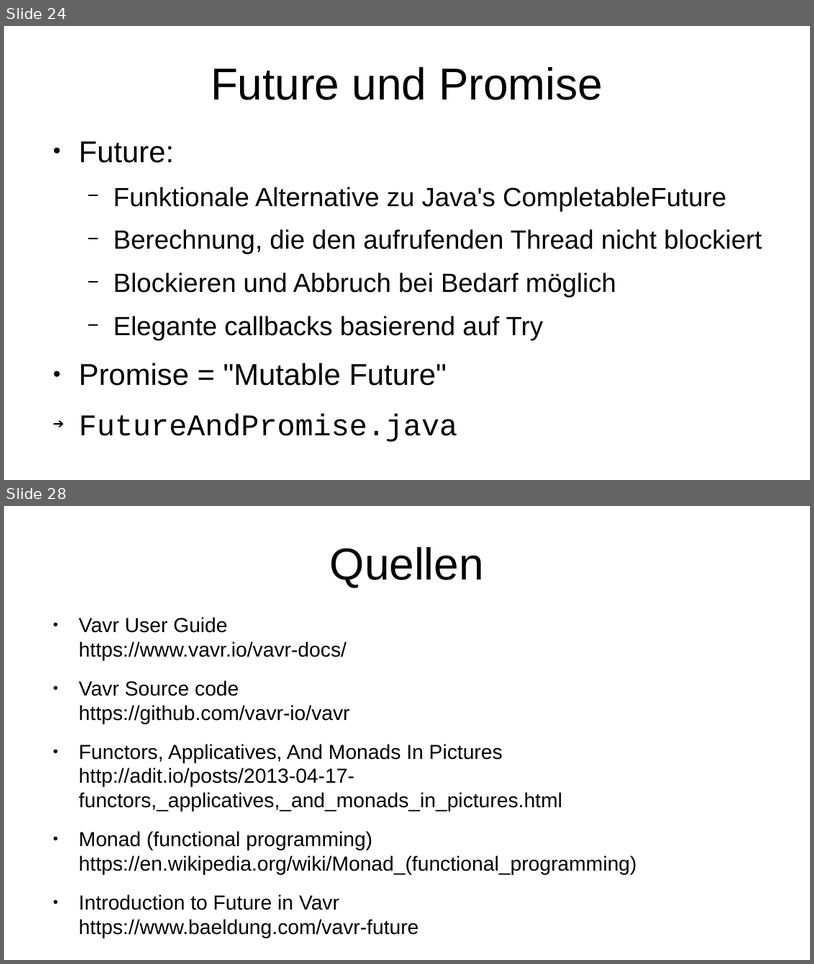
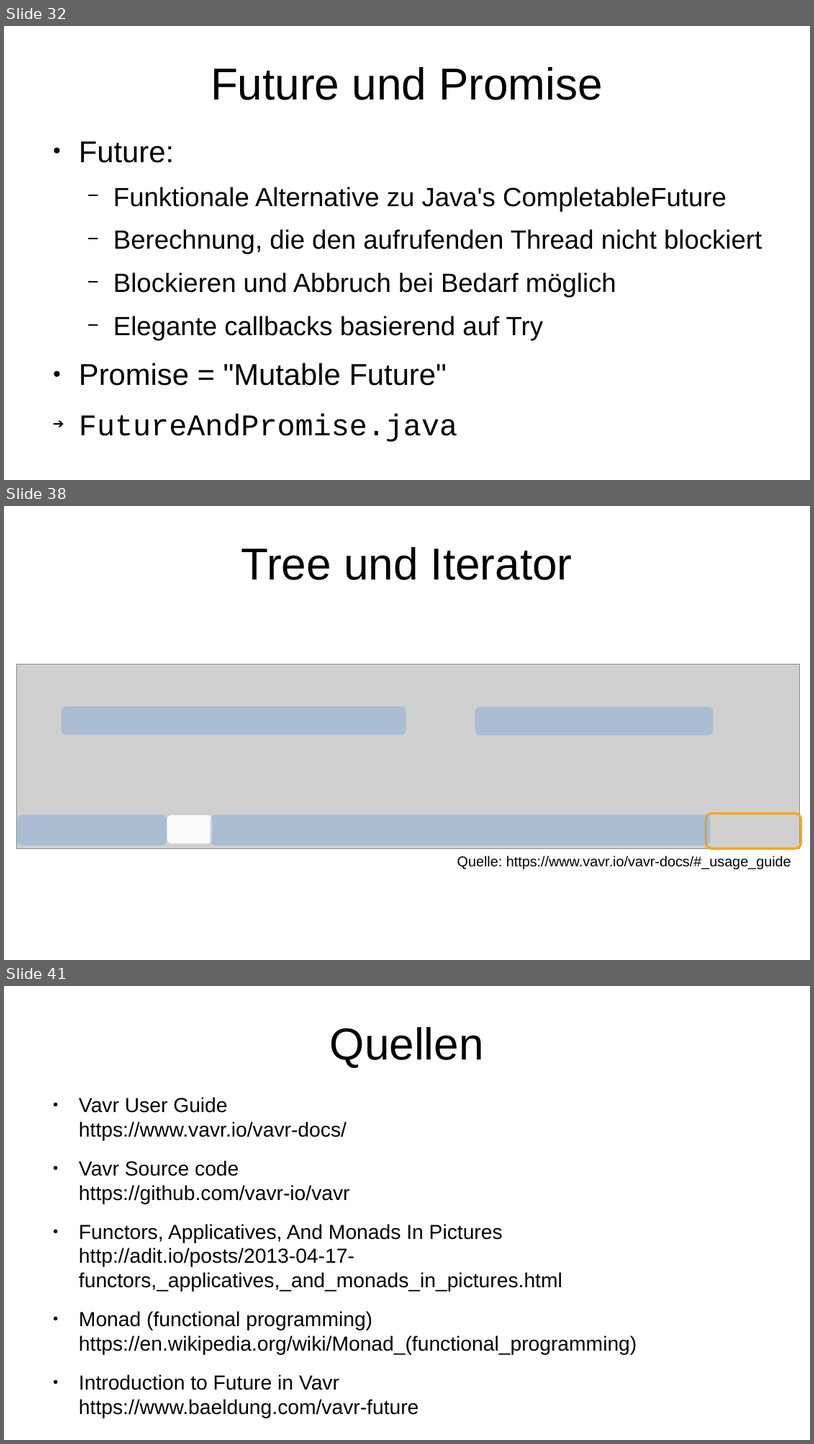
Before and after one commit to p3et/vavr-demo, a slide deck: coffee talk.odp. Shown one above the other, each under a label of ours: slides 24 and 28 before the commit, slides 32, 38 and 41 after it; the slides between them are not shown. The pictures are 814x964 and 814x1444 pixels, drawn with LibreOffice and Linux fonts; fonts in the diff are those of the drawing; grey boxes stand for pictures. Boxes give left, top, right and bottom in pixels: in the first picture for what was removed or moved away, otherwise in the second. Text is boxed around its words. In the diff, an @@ line names an element or a change of style, - is before the commit and + after.

```diff
--- a/coffee talk.odp
+++ b/coffee talk.odp
@@ slide 38 added at bbox=[4, 506, 810, 960], background #FFFFFF @@
@@ title added at bbox=[242, 547, 572, 580], 44 pt, text #000000 @@
+Tree und Iterator
@@ picture added at bbox=[17, 664, 800, 849] @@
@@ rounded rectangle added at bbox=[61, 706, 406, 735], fill #7DA7D8 at 44% opacity @@
@@ rounded rectangle added at bbox=[476, 706, 714, 735], fill #7DA7D8 at 44% opacity @@
@@ rounded rectangle added at bbox=[17, 815, 167, 846], fill #7DA7D8 at 44% opacity @@
@@ rounded rectangle added at bbox=[167, 815, 213, 844], fill #FFFFFF at 94% opacity @@
@@ rounded rectangle added at bbox=[211, 815, 711, 846], fill #7DA7D8 at 44% opacity @@
@@ rounded rectangle added at bbox=[707, 813, 802, 849], outline #FAA61A 2.3 pt @@
@@ text added at bbox=[458, 855, 792, 869], 14 pt, text #000000 @@
+Quelle: https://www.vavr.io/vavr-docs/#_usage_guide
@@ what was slide 24 is now slide 32 @@
@@ what was slide 28 is now slide 41 @@
```
Also in this commit, not shown: 10 slides changed, 12 other slides added, 1 other file.
